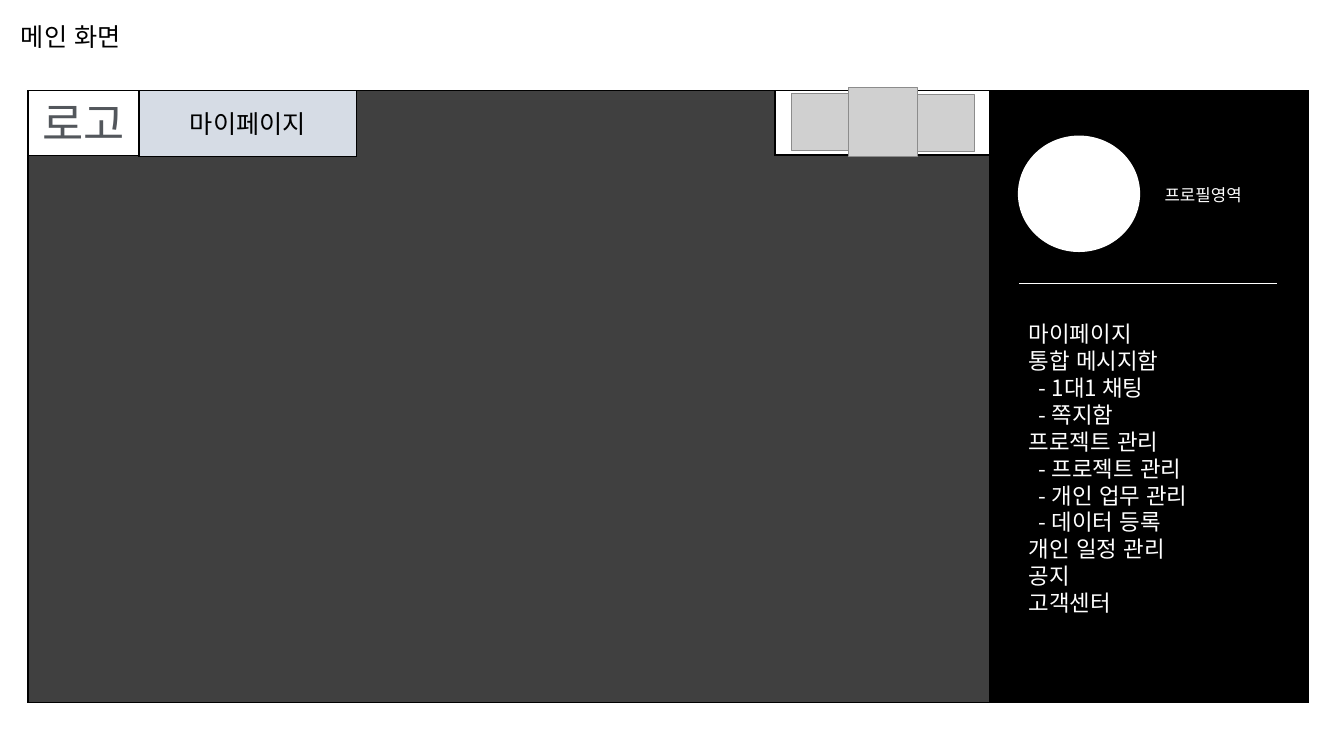
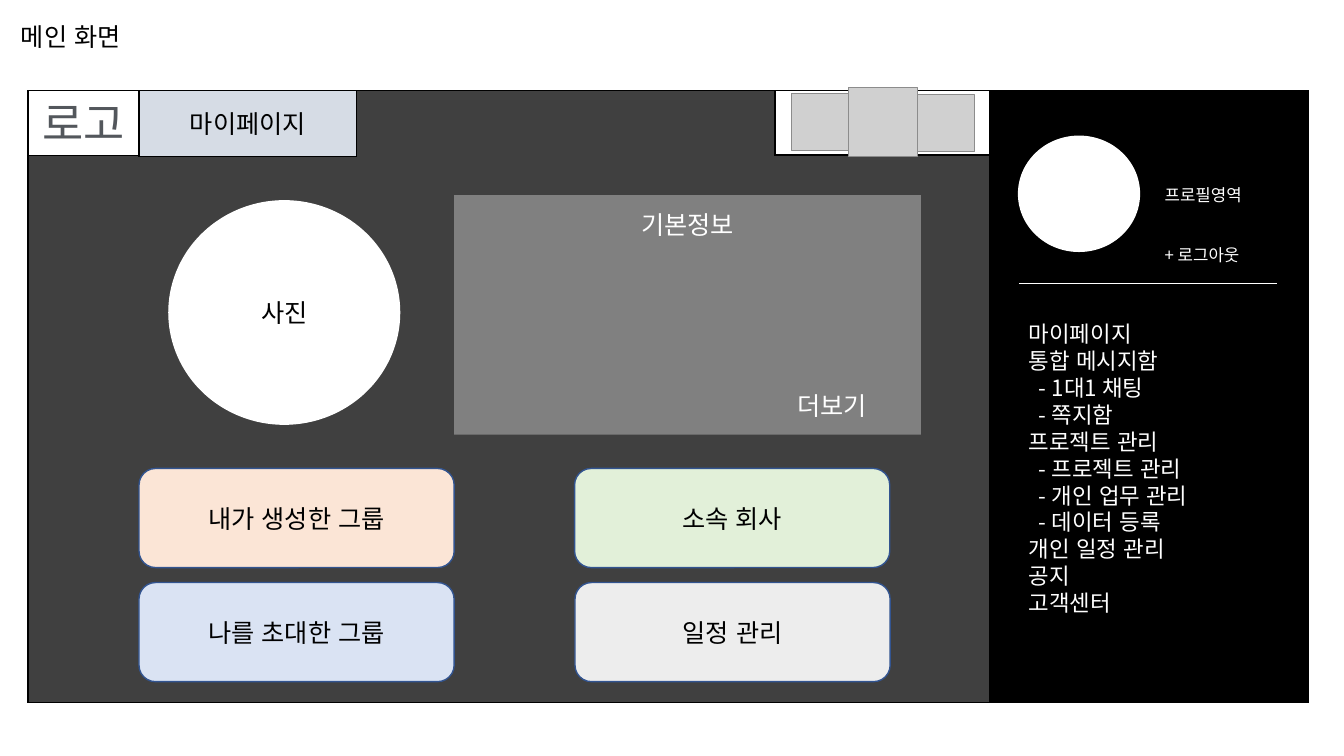
Before and after one commit to sgyoung96/Project_Management, a slide deck: slide 7 of docs/화면 설계.pptx. Drawn at 1344x756 pixels with LibreOffice and Linux fonts; fonts in the diff are those of the drawing; grey boxes stand for pictures. Boxes give left, top, right and bottom in pixels: in the first picture for what was removed or moved away, otherwise in the second. Text is boxed around its words. In the diff, an @@ line names an element or a change of style, - is before the commit and + after.

```diff
--- a/docs/화면 설계.pptx
+++ b/docs/화면 설계.pptx
@@ ellipse added at bbox=[169, 201, 400, 424], fill #FFFFFF, outline #FFFFFF 1 pt, 18 pt, text #000000 @@
+사진
@@ rectangle added at bbox=[455, 195, 922, 435], fill #808080, 18 pt, text #FFFFFF @@
+기본정보
+더보기
@@ text at bbox=[1178, 247, 1240, 263]: paragraph added @@
++ 로그아웃
@@ rounded rectangle added at bbox=[139, 469, 455, 568], fill #FBE5D6, outline #325491 1 pt, 18 pt, text #000000 @@
+내가 생성한 그룹
@@ rounded rectangle added at bbox=[575, 469, 890, 568], fill #E2F0D9, outline #325491 1 pt, 18 pt, text #000000 @@
+소속 회사
@@ rounded rectangle added at bbox=[139, 583, 455, 682], fill #DAE3F3, outline #325491 1 pt, 18 pt, text #000000 @@
+나를 초대한 그룹
@@ rounded rectangle added at bbox=[575, 583, 890, 682], fill #EDEDED, outline #325491 1 pt, 18 pt, text #000000 @@
+일정 관리
```
Also in this commit, not shown: 26 other slides changed, 1 slide added.
